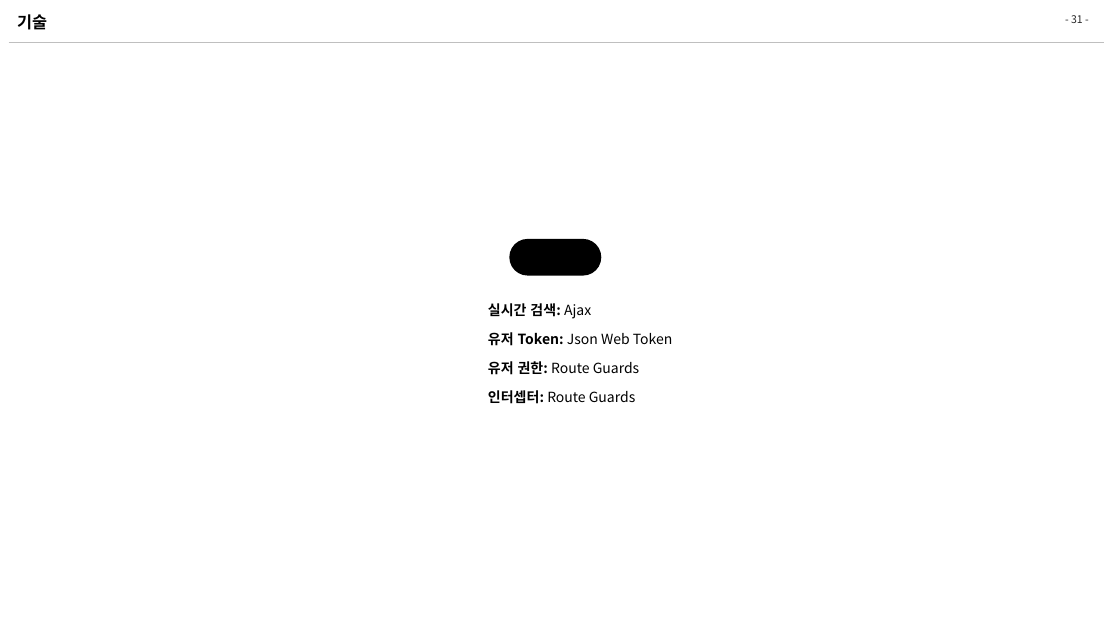
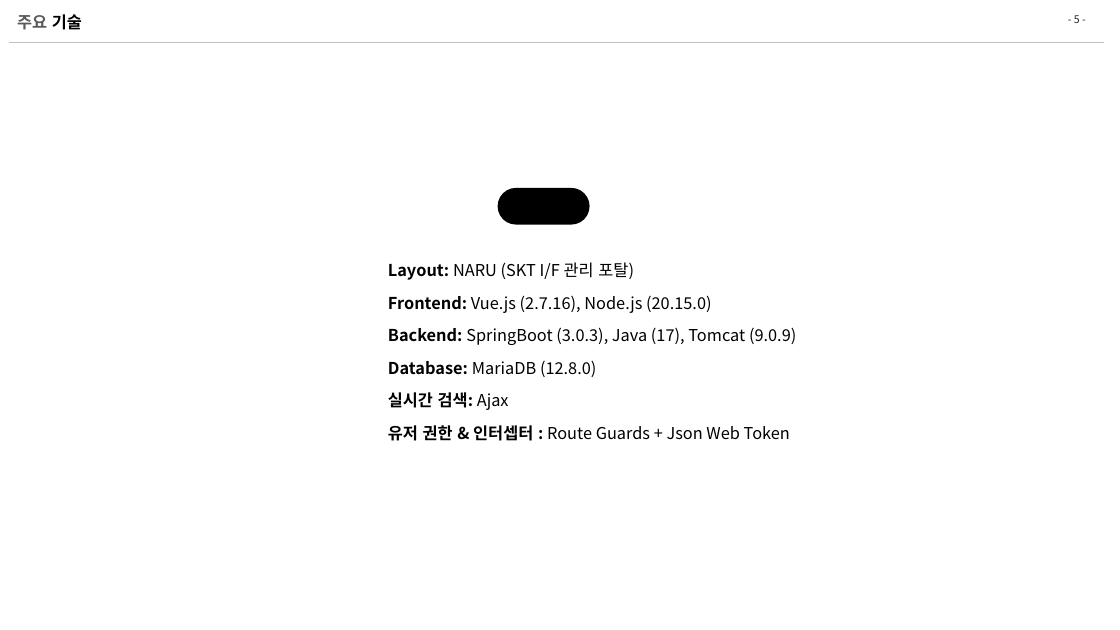
Before and after one commit to zhengze00/SpringBoot-MariaDB-master, a slide deck: slide 5 of Project File/[SK C&C] 인턴PT_오정택.pptx (slide 31 before the commit). Drawn at 1120x630 pixels with LibreOffice and Linux fonts; fonts in the diff are those of the drawing. Boxes give left, top, right and bottom in pixels: in the first picture for what was removed or moved away, otherwise in the second. Text is boxed around its words. In the diff, an @@ line names an element or a change of style, - is before the commit and + after.

```diff
--- a/Project File/[SK C&C] 인턴PT_오정택.pptx
+++ b/Project File/[SK C&C] 인턴PT_오정택.pptx
@@ title at <box>17,14,82,30</box>: text changed; font Noto Sans CJK KR to Arial; text colour #000000 to #595959 @@
-기술
+주요 기술
@@ page number at <box>1074,15,1080,23</box>: text changed @@
-- 31 -
+- 5 -
@@ text in rounded rectangle at <box>497,188,589,225</box>: text changed @@
-기술
+주요 기술
@@ rounded rectangle "주요 기술": place and size @@
-rounded rectangle "주요 기술" at <box>509,239,601,276</box>
+rounded rectangle "주요 기술" at <box>497,188,589,225</box>
@@ text "Layout: NARU (SKT I/F 관리 ...": place and size @@
-text "Layout: NARU (SKT I/F 관리 ..." at <box>488,303,673,404</box>
+text "Layout: NARU (SKT I/F 관리 ..." at <box>388,262,796,441</box>
@@ text at <box>388,262,796,377</box>: paragraphs added @@
+Layout: NARU (SKT I/F 관리 포탈)
+Frontend: Vue.js (2.7.16), Node.js (20.15.0)
+Backend: SpringBoot (3.0.3), Java (17), Tomcat (9.0.9)
+Database: MariaDB (12.8.0)
@@ text at <box>388,392,509,410</box>: size 12 to 14 pt in "실시간 검색: Ajax" @@
@@ text at <box>388,425,790,441</box>: text changed; size 12 to 14 pt @@
-유저 Token: Json Web Token
-유저 권한: Route Guards
-인터셉터: Route Guards
+유저 권한 & 인터셉터 : Route Guards + Json Web Token
```
Also in this commit, not shown: 2 other slides changed, 1 slide added, 29 slides removed, 2 other files.
